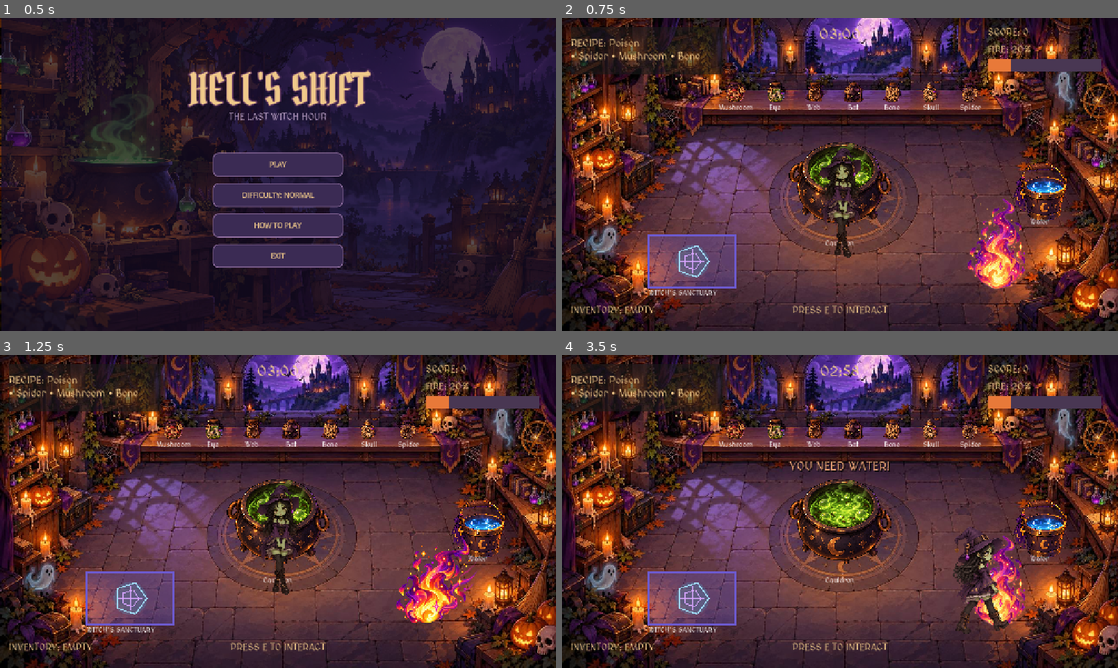
Above: before the commit, frames 1-4 (two rows, left to right).
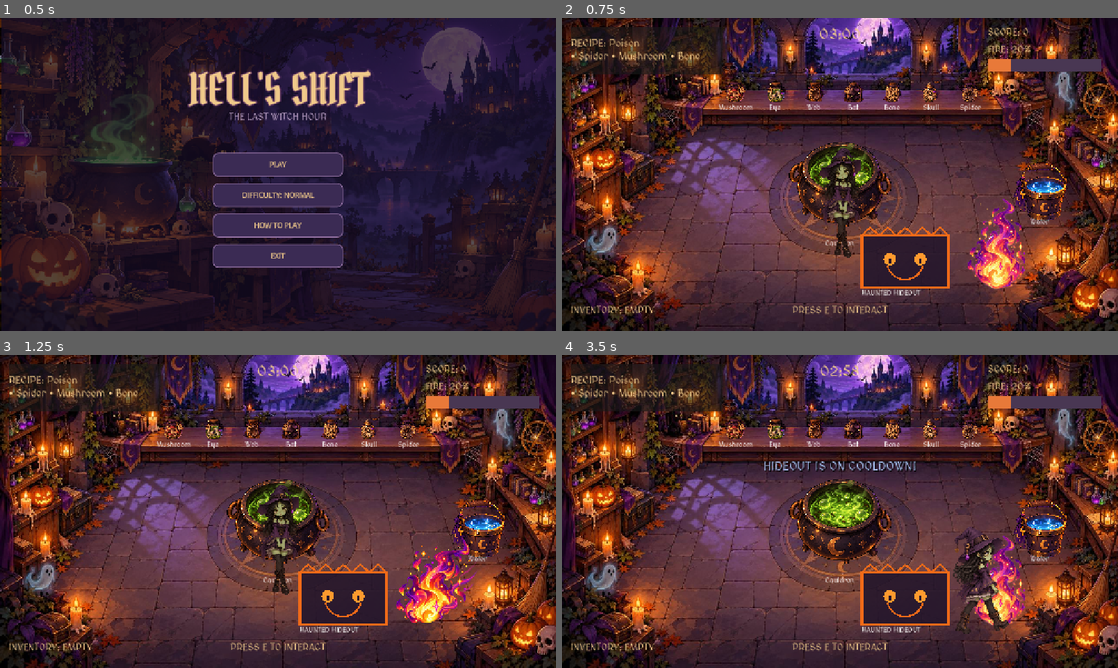
Above: after the commit, the same moments.

Repository: ryadoviy/HellsShift
Game: Godot game, scene res://main.tscn
Two runs of this game, one before a commit and one after it. Both use one fixed random seed, a clock stepped at 60 frames per second and the inputs below.
Inputs (mouse positions are in pixels of both pictures, inside the frame that each line leads up to):
- Up to frame 1 (0.5 s): no input
- Up to frame 2 (0.75 s): click "PLAY" at 0.5 s
- Up to frame 3 (1.25 s): no input
- Up to frame 4 (3.5 s): tap E (interact) at 1.25, 2, 2.1, 2.75 s; move the mouse to (962, 495) at 1.27 s; hold D (move_right) 1.28-2.03 s; hold Q (drop_item) 1.28-2.03 s; click (962, 495) at 1.42 s; move the mouse to (728, 527) at 2.02 s; hold S (move_down) 2.03-2.78 s; move the mouse to (895, 442) at 2.77 s; hold D (move_right) from 2.78 s (still down); tap H at 2.85 s

Frame 1 is identical in both runs. In frame 2, 5.9% of the frame differs, in the area x 15-70%, y 66-89%; in frame 3, 5.9%; in frame 4, 6.5%, in the area x 15-70%, y 33-89%.

Commit message:
Style haunted hideout for Halloween
Co-authored-by: Copilot <223556219+Copilot@users.noreply.github.com>

Diff:
--- a/gameplay.gd
+++ b/gameplay.gd
@@ -81,8 +81,8 @@
 	create_object(
 		GameInteractable.Kind.SAFE_ZONE,
 		&"",
-		Vector2(300, 560),
-		Color(0.25, 0.85, 0.75)
+		Vector2(790, 560),
+		Color(0.95, 0.35, 0.08)
 	)
 
 	# Невидима точка взаємодії зі справжнім вогнем.
--- a/interactable.gd
+++ b/interactable.gd
@@ -48,7 +48,7 @@
 		Kind.WATER:
 			caption.position = Vector2(-65, 40)
 		Kind.SAFE_ZONE:
-			caption.text = "WITCH'S SANCTUARY"
+			caption.text = "HAUNTED HIDEOUT"
 			caption.position = Vector2(-100, 64)
 		_:
 			caption.position = Vector2(-65, 28)
@@ -192,51 +192,66 @@
 
 	if kind == Kind.SAFE_ZONE:
 		var safe_rect := Rect2(-100.0, -60.0, 200.0, 120.0)
-		var sanctuary_color := Color("#6D5ACF")
+		var sanctuary_color := Color("#F06A18")
+		var dark_color := Color("#24162B")
 		draw_rect(
 			safe_rect,
-			Color(sanctuary_color, 0.3)
+			Color(dark_color, 0.9)
 		)
 		draw_rect(
 			safe_rect,
 			sanctuary_color,
 			false,
+			6.0
+		)
+		var spikes := PackedVector2Array([
+			Vector2(-100, -60),
+			Vector2(-80, -78),
+			Vector2(-60, -60),
+			Vector2(-40, -78),
+			Vector2(-20, -60),
+			Vector2(0, -78),
+			Vector2(20, -60),
+			Vector2(40, -78),
+			Vector2(60, -60),
+			Vector2(80, -78),
+			Vector2(100, -60)
+		])
+		draw_polyline(
+			spikes,
+			sanctuary_color,
 			4.0
 		)
 		draw_circle(
-			Vector2.ZERO,
-			38.0,
-			Color(0.25, 0.8, 0.95, 0.18)
+			Vector2(-35, -5),
+			14.0,
+			Color("#FF9A2E")
+		)
+		draw_circle(
+			Vector2(35, -5),
+			14.0,
+			Color("#FF9A2E")
+		)
+		draw_line(
+			Vector2(-35, -5),
+			Vector2(-35, 4),
+			dark_color,
+			4.0
+		)
+		draw_line(
+			Vector2(35, -5),
+			Vector2(35, 4),
+			dark_color,
+			4.0
 		)
 		draw_arc(
 			Vector2.ZERO,
-			38.0,
-			0.0,
-			TAU,
-			6,
-			Color(0.65, 0.9, 1.0, 0.9),
-			3.0
-		)
-		draw_arc(
-			Vector2.ZERO,
-			20.0,
-			0.0,
-			TAU,
-			6,
-			Color(0.85, 0.65, 1.0, 0.9),
-			2.0
-		)
-		draw_line(
-			Vector2(-28.0, 0.0),
-			Vector2(28.0, 0.0),
-			Color(0.85, 0.65, 1.0, 0.8),
-			2.0
-		)
-		draw_line(
-			Vector2(0.0, -28.0),
-			Vector2(0.0, 28.0),
-			Color(0.85, 0.65, 1.0, 0.8),
-			2.0
+			42.0,
+			0.2,
+			PI - 0.2,
+			16,
+			sanctuary_color,
+			4.0
 		)
 		return
 
